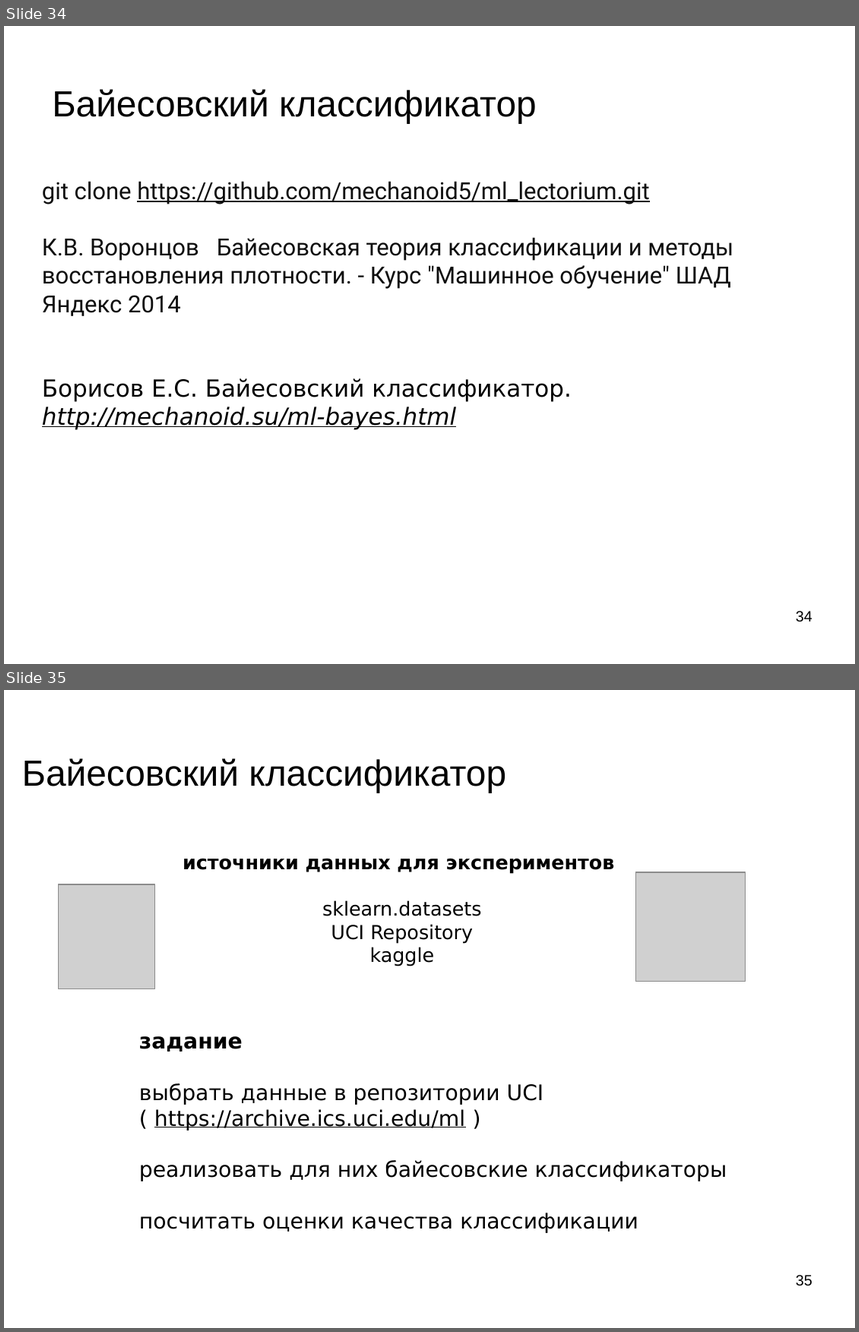
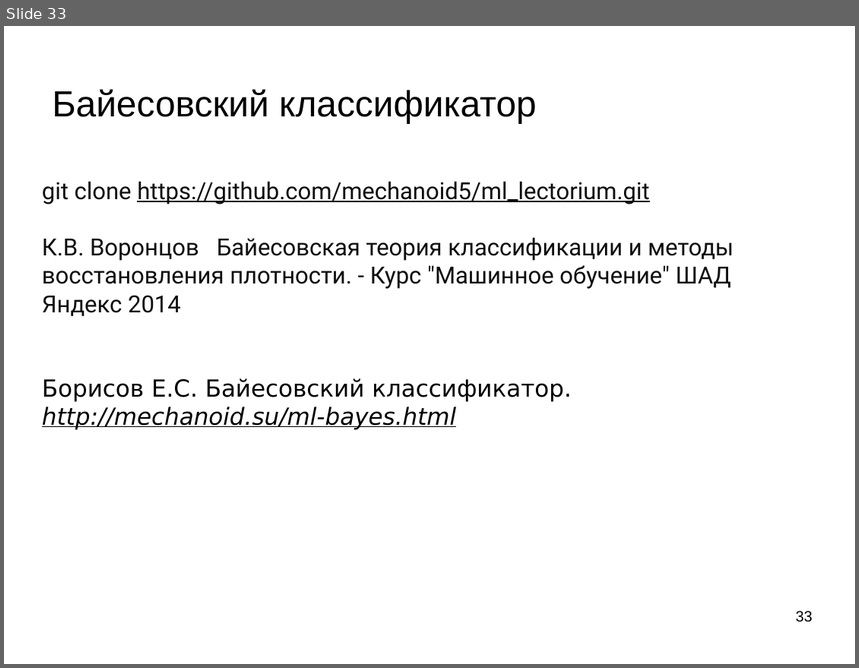
Before and after one commit to mechanoid5/ml_lectorium_legacy, a slide deck: 11-bayes.odp. Shown one above the other, each under a label of ours: slides 34 and 35 before the commit, slide 33 after it. The pictures are 859x1332 and 859x668 pixels, drawn with LibreOffice and Linux fonts; fonts in the diff are those of the drawing; grey boxes stand for pictures; background and template pictures are left out. Boxes give left, top, right and bottom in pixels: in the first picture for what was removed or moved away, otherwise in the second. Text is boxed around its words. In the diff, an @@ line names an element or a change of style, - is before the commit and + after.

```diff
--- a/11-bayes.odp
+++ b/11-bayes.odp
@@ slide 35 removed at <box>4,690,855,1328</box>, background picture (left out) @@
@@ title removed at <box>22,758,506,793</box> @@
-Байесовский классификатор
@@ text removed at <box>183,858,615,967</box> @@
-источники данных для экспериментов
-sklearn.datasets
-UCI Repository
-kaggle
@@ picture removed at <box>59,885,155,989</box> @@
@@ picture removed at <box>636,872,747,982</box> @@
@@ text removed at <box>139,1037,728,1233</box> @@
-задание
-выбрать данные в репозитории UCI
-( https://archive.ics.uci.edu/ml )
-реализовать для них байесовские классификаторы
-посчитать оценки качества классификации
@@ page number removed at <box>796,1275,813,1287</box> @@
-35
@@ what was slide 34 is now slide 33 @@
@@ page number at <box>796,611,813,623</box>: text changed @@
-34
+33
```
Also in this commit, not shown: 16 other files.
